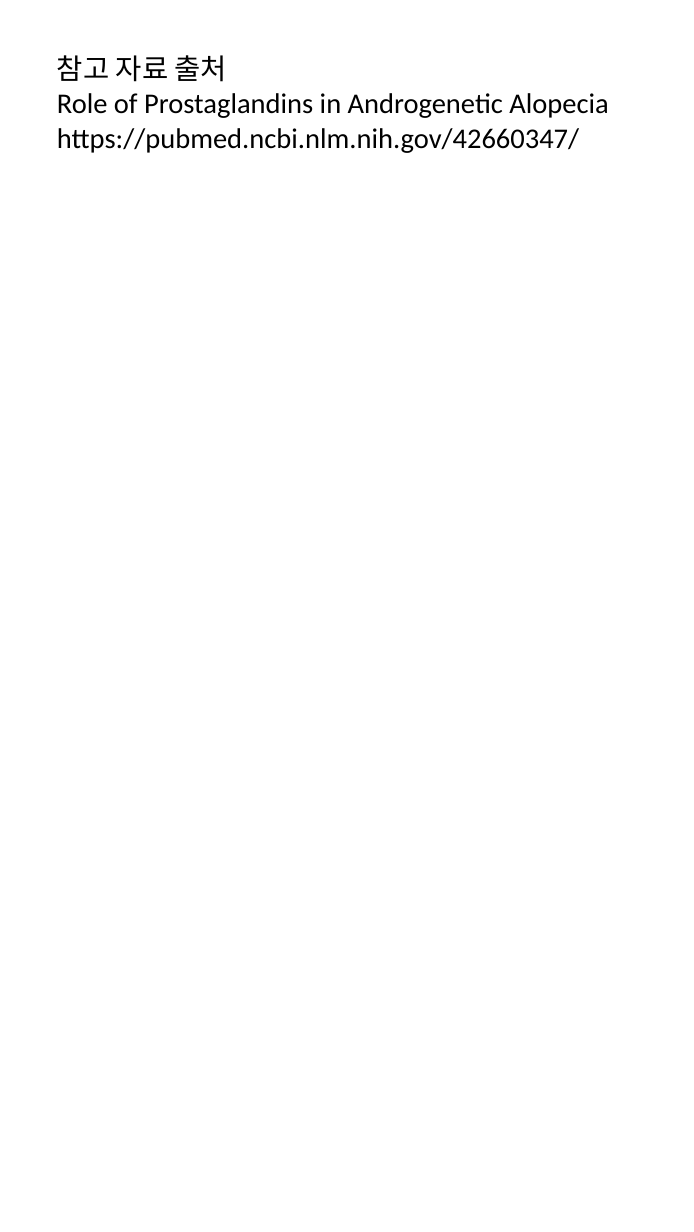
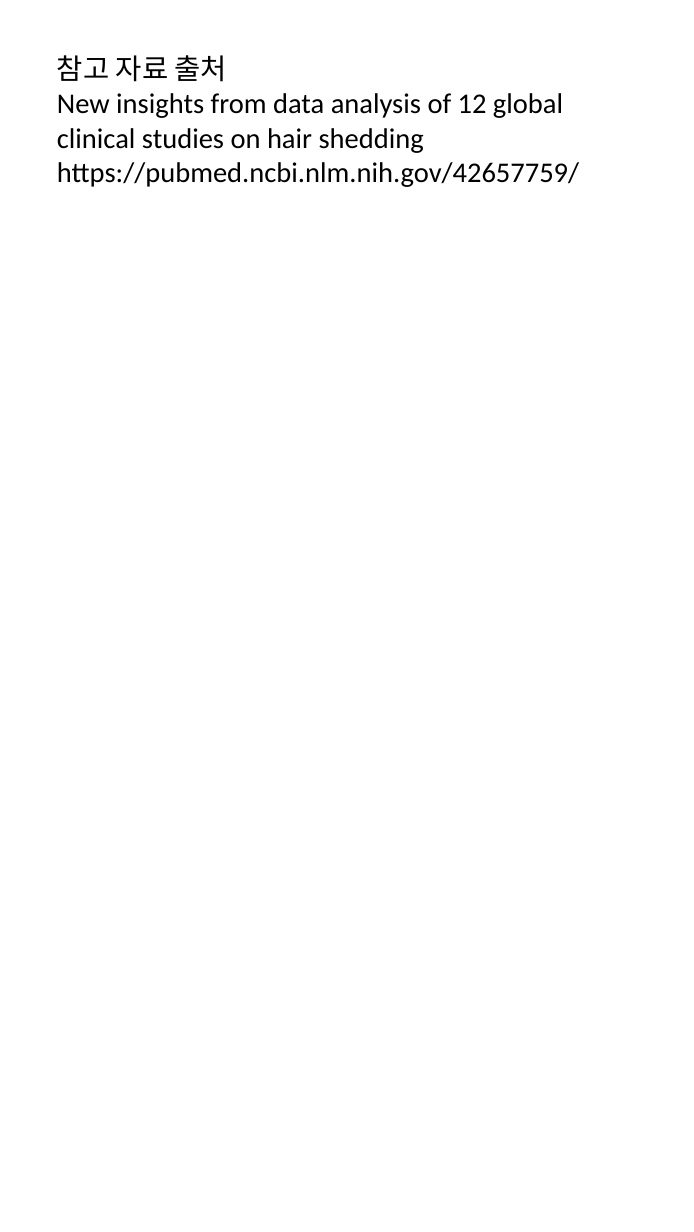
Before and after one commit to hyokang2010-BJ-ANTH/product-builder-test, a slide deck: slide 7 of data/2026-08-29/slides.pptx. Drawn at 694x1232 pixels with LibreOffice and Linux fonts; fonts in the diff are those of the drawing. Boxes give left, top, right and bottom in pixels: in the first picture for what was removed or moved away, otherwise in the second. Text is boxed around its words. In the diff, an @@ line names an element or a change of style, - is before the commit and + after.

```diff
--- a/data/2026-08-29/slides.pptx
+++ b/data/2026-08-29/slides.pptx
@@ text at <box>57,93,579,187</box>: text changed @@
-Role of Prostaglandins in Androgenetic Alopecia
-https://pubmed.ncbi.nlm.nih.gov/42660347/
+New insights from data analysis of 12 global clinical studies on hair shedding
+https://pubmed.ncbi.nlm.nih.gov/42657759/
```
Also in this commit, not shown: 21 other files.
